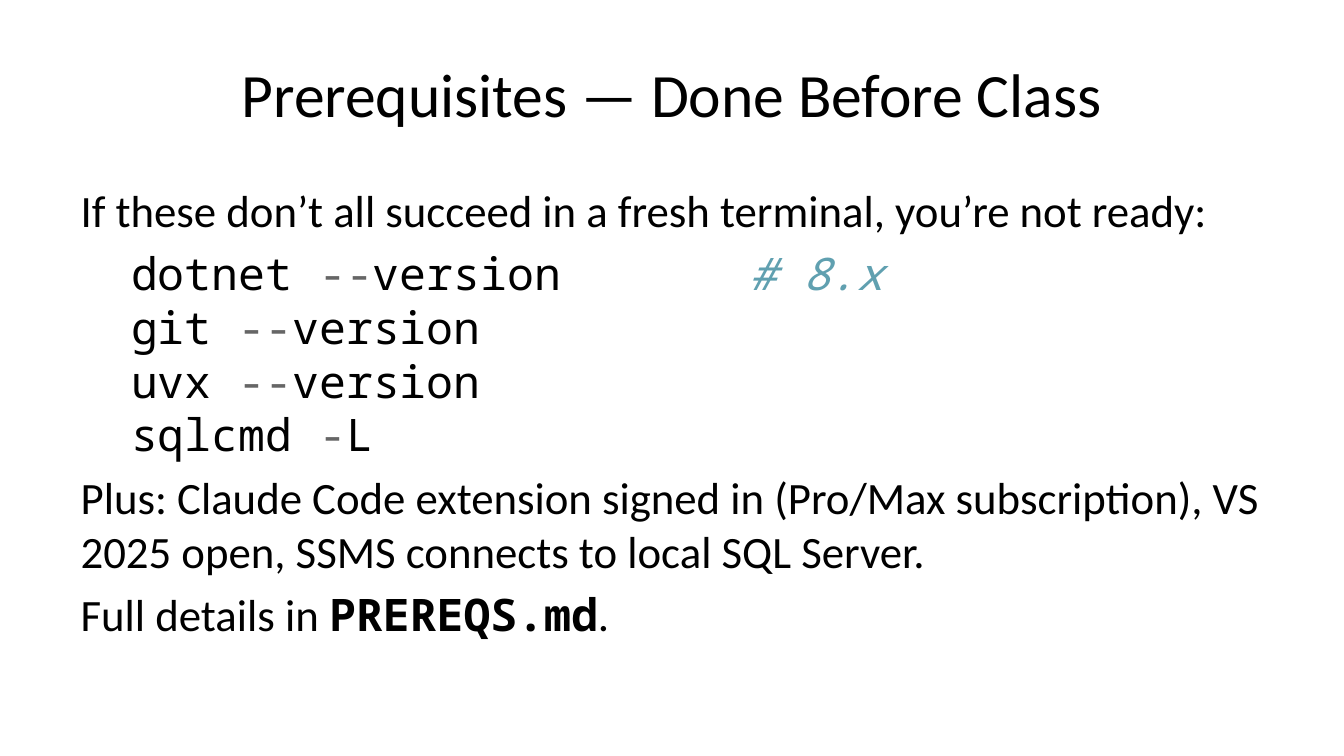
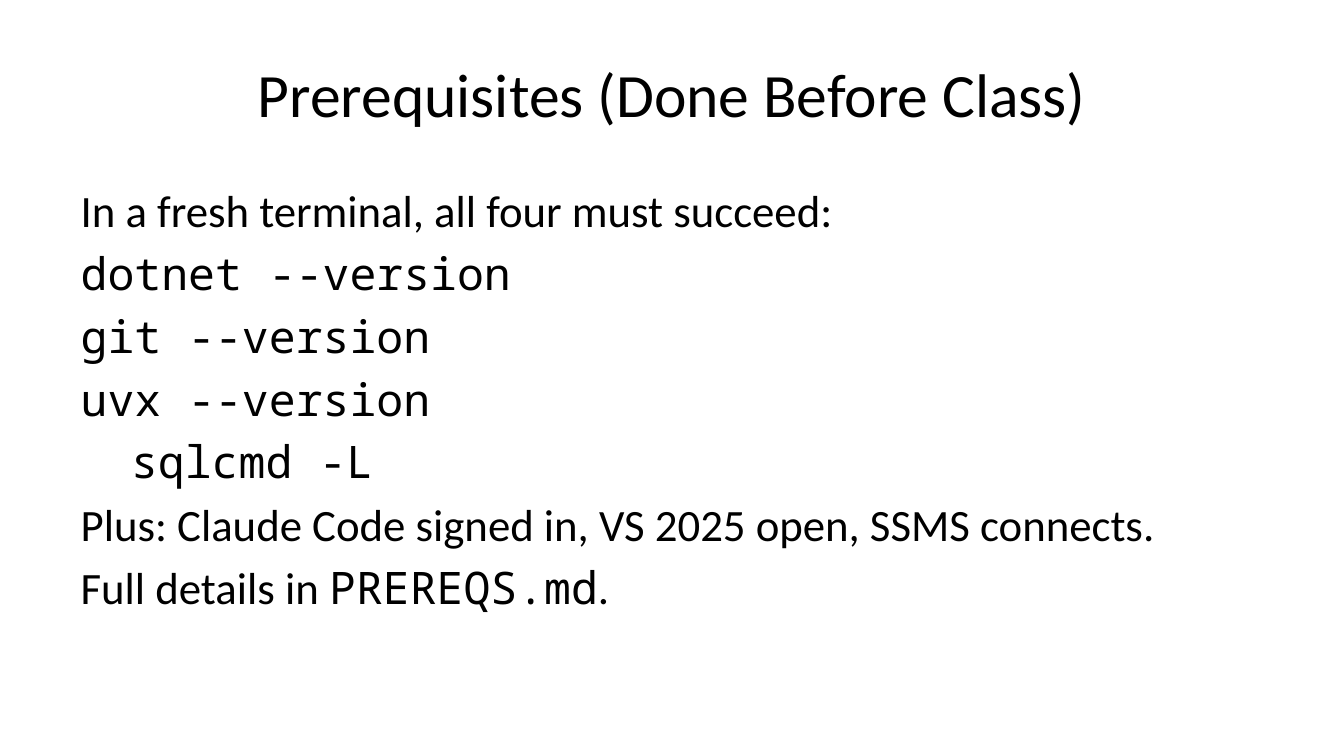
Before and after one commit to dcodish/SAD-sample-project, a slide deck: slide 8 of SLIDE_DECK.pptx (slide 5 before the commit). Drawn at 1344x756 pixels with LibreOffice and Linux fonts; fonts in the diff are those of the drawing. Boxes give left, top, right and bottom in pixels: in the first picture for what was removed or moved away, otherwise in the second. Text is boxed around its words. In the diff, an @@ line names an element or a change of style, - is before the commit and + after.

```diff
--- a/SLIDE_DECK.pptx
+++ b/SLIDE_DECK.pptx
@@ title at <box>258,72,1085,127</box>: text changed @@
-Prerequisites — Done Before Class
+Prerequisites (Done Before Class)
@@ text at <box>81,196,1154,549</box>: text changed @@
-If these don’t all succeed in a fresh terminal, you’re not ready:
-dotnet --version # 8.x
-git --version
-uvx --version
-sqlcmd -L
-Plus: Claude Code extension signed in (Pro/Max subscription), VS 2025 open, SSMS connects to local SQL Server.
+In a fresh terminal, all four must succeed:
+dotnet --version
+git --version
+uvx --version
+sqlcmd -L
+Plus: Claude Code signed in, VS 2025 open, SSMS connects.
@@ text at <box>81,570,609,612</box>: bold off in "PREREQS.md." @@
```
Also in this commit, not shown: 17 other slides changed, 7 slides added, 2 other files.
